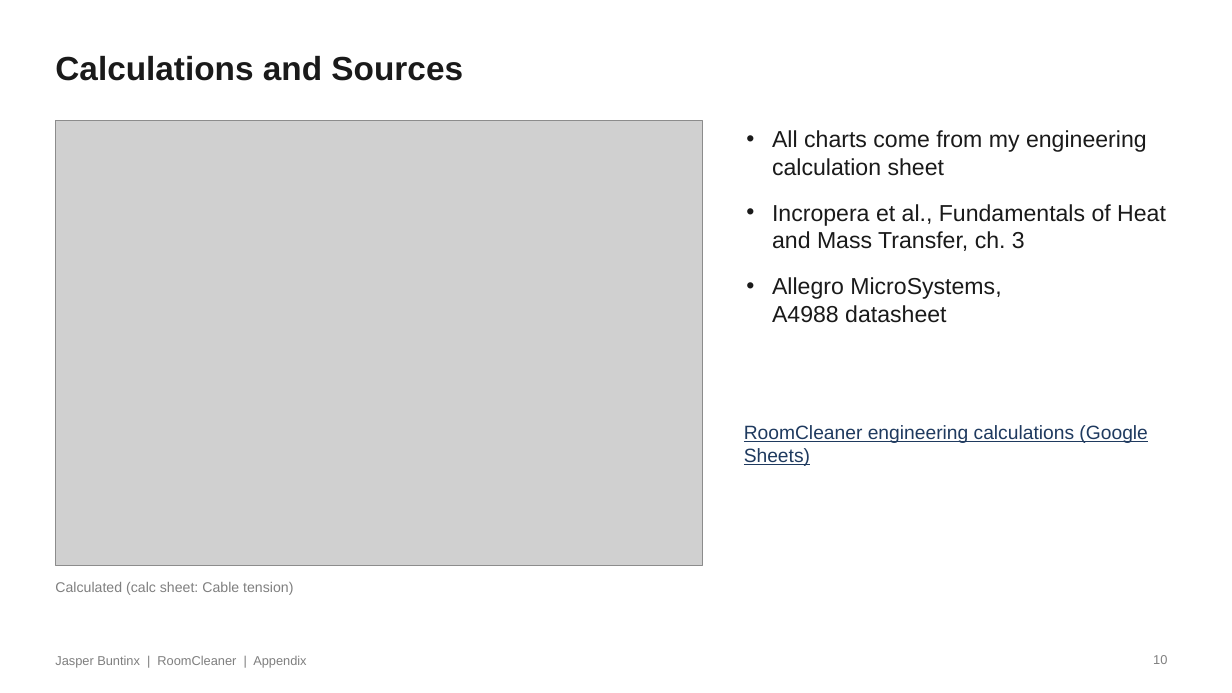
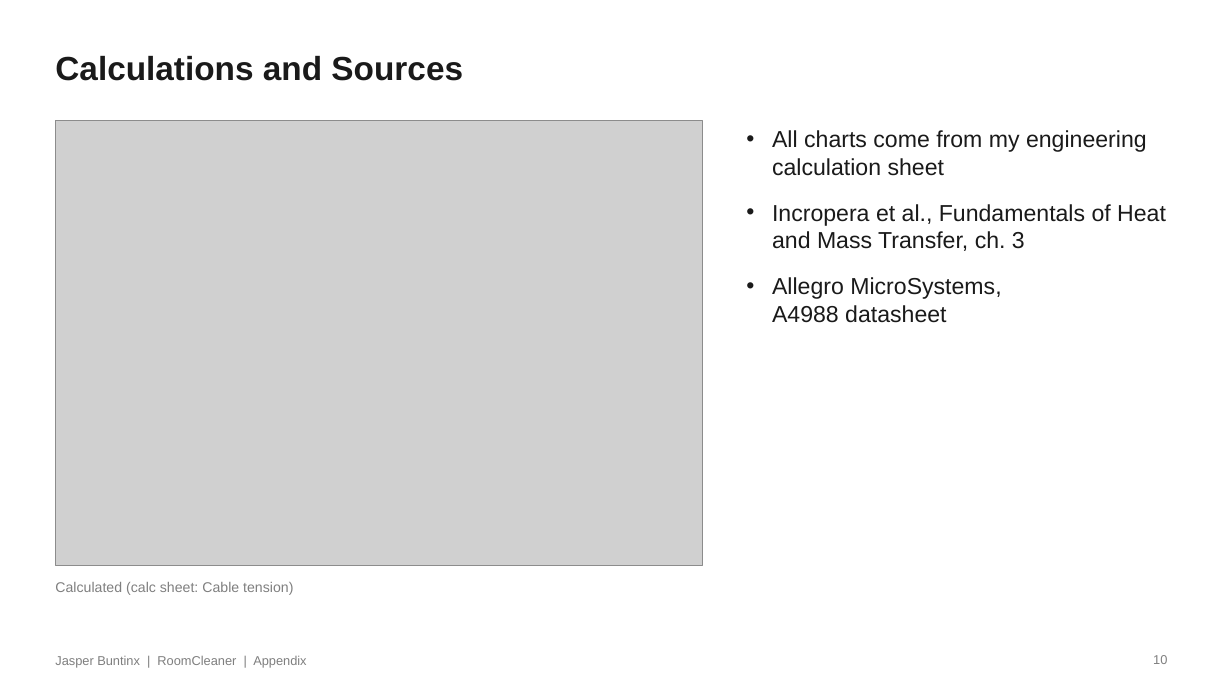
Before and after one commit to Jaspario1199/RoomCleaner, a slide deck: slide 10 of docs/presentation/deck_v8/RoomCleaner_Buntinx_Oct27_v8_appendix.pptx. Drawn at 1232x693 pixels with LibreOffice and Linux fonts; fonts in the diff are those of the drawing; grey boxes stand for pictures. Boxes give left, top, right and bottom in pixels: in the first picture for what was removed or moved away, otherwise in the second. Text is boxed around its words. In the diff, an @@ line names an element or a change of style, - is before the commit and + after.

```diff
--- a/docs/presentation/deck_v8/RoomCleaner_Buntinx_Oct27_v8_appendix.pptx
+++ b/docs/presentation/deck_v8/RoomCleaner_Buntinx_Oct27_v8_appendix.pptx
@@ text removed at (744, 425, 1147, 466) @@
-RoomCleaner engineering calculations (Google Sheets)
```
Also in this commit, not shown: 5 other files.
